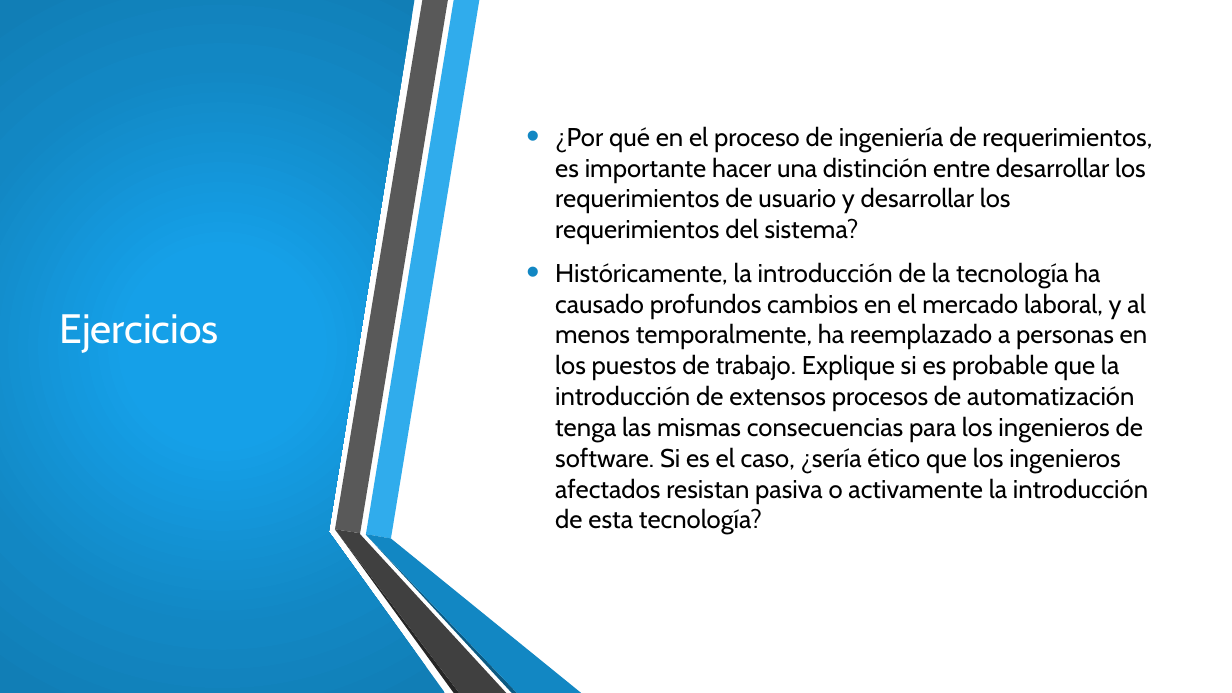
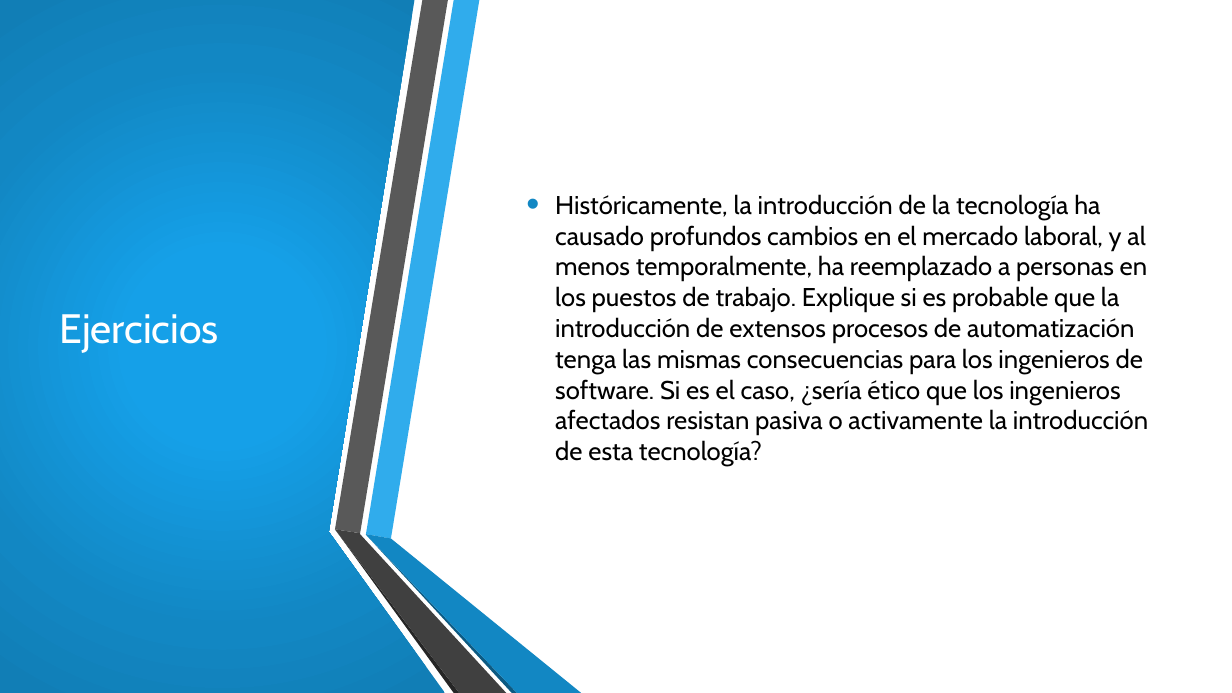
Before and after one commit to AryShared/SystemAnalysis, a slide deck: slide 24 of 1-2 Ciclo de vida del desarrollo de software.pptx (slide 30 before the commit). Drawn at 1232x693 pixels with LibreOffice and Linux fonts; fonts in the diff are those of the drawing; background and template pictures are left out. Boxes give left, top, right and bottom in pixels: in the first picture for what was removed or moved away, otherwise in the second. Text is boxed around its words. In the diff, an @@ line names an element or a change of style, - is before the commit and + after.

Commit message:
Actualización presentación 1-2
Reestructuración de los temas y se agregaron notas, se elimina la sección sobre evaluación de procesos.

```diff
--- a/1-2 Ciclo de vida del desarrollo de software.pptx
+++ b/1-2 Ciclo de vida del desarrollo de software.pptx
@@ text at [555, 126, 1152, 244]: paragraph removed @@
-• ¿Por qué en el proceso de ingeniería de requerimientos, es importante hacer una distinción entre desarrollar los requerimientos de usuario y desarrollar los requerimientos del sistema?
```
Also in this commit, not shown: 6 other slides changed, 3 slides added, 9 slides removed, 1 other file.
